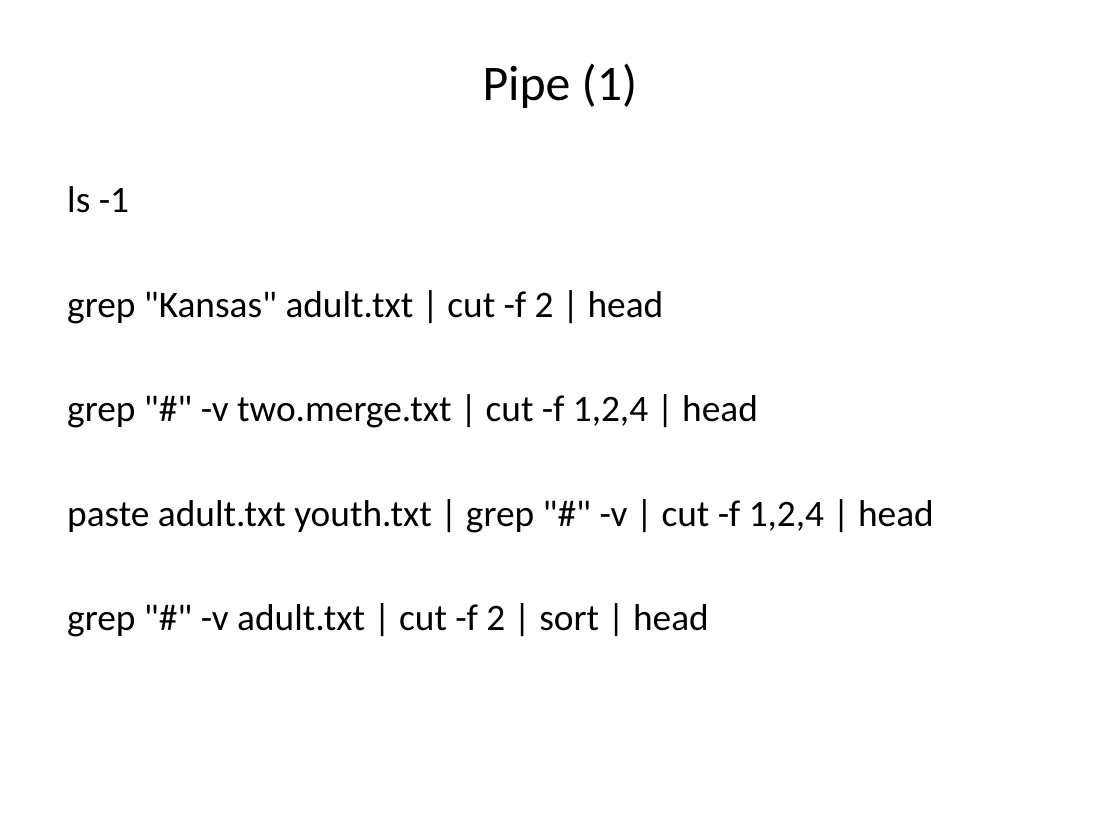
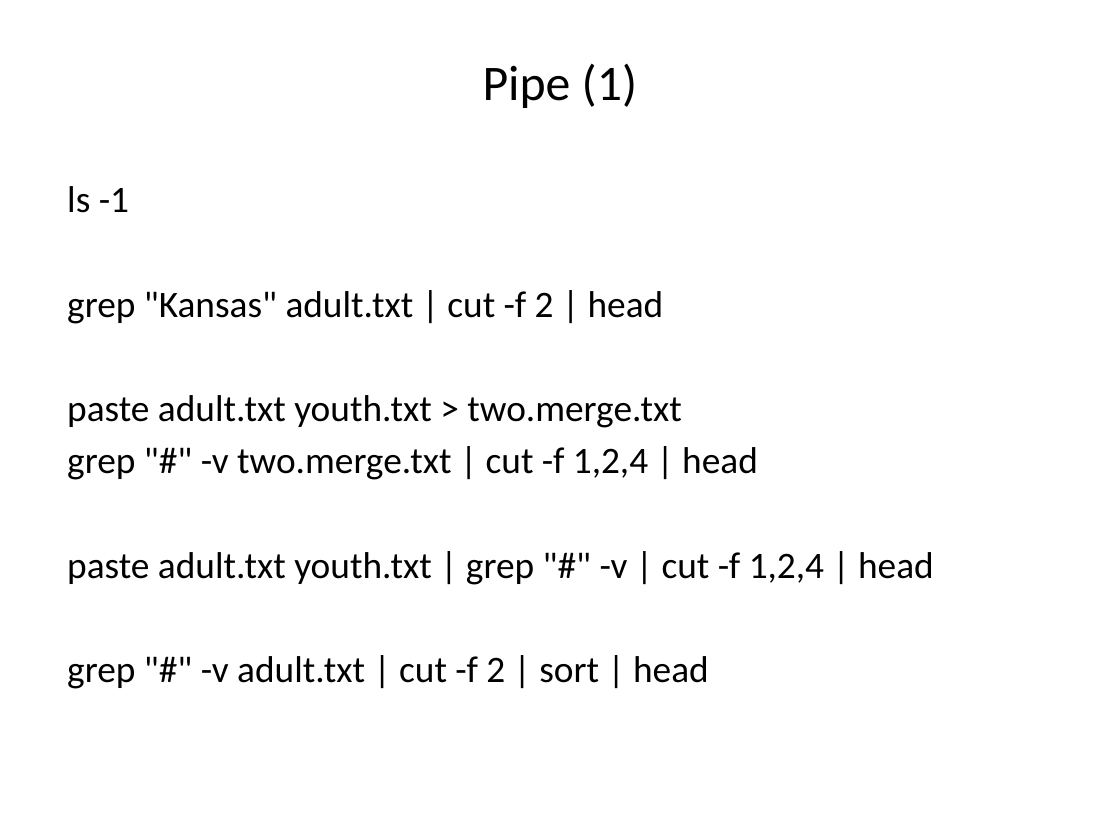
Before and after one commit to liu3zhenlab/teaching, a slide deck: slide 11 of PLPTH813Bioinformatis/2023/labs/lab02_unix.pptx. Drawn at 1120x840 pixels with LibreOffice and Linux fonts; fonts in the diff are those of the drawing. Boxes give left, top, right and bottom in pixels: in the first picture for what was removed or moved away, otherwise in the second. Text is boxed around its words. In the diff, an @@ line names an element or a change of style, - is before the commit and + after.

```diff
--- a/PLPTH813Bioinformatis/2023/labs/lab02_unix.pptx
+++ b/PLPTH813Bioinformatis/2023/labs/lab02_unix.pptx
@@ text at [67,395,681,428]: paragraph added @@
+paste adult.txt youth.txt > two.merge.txt
```
Also in this commit, not shown: 1 other slide changed, 1 slide added, 7 other files.
